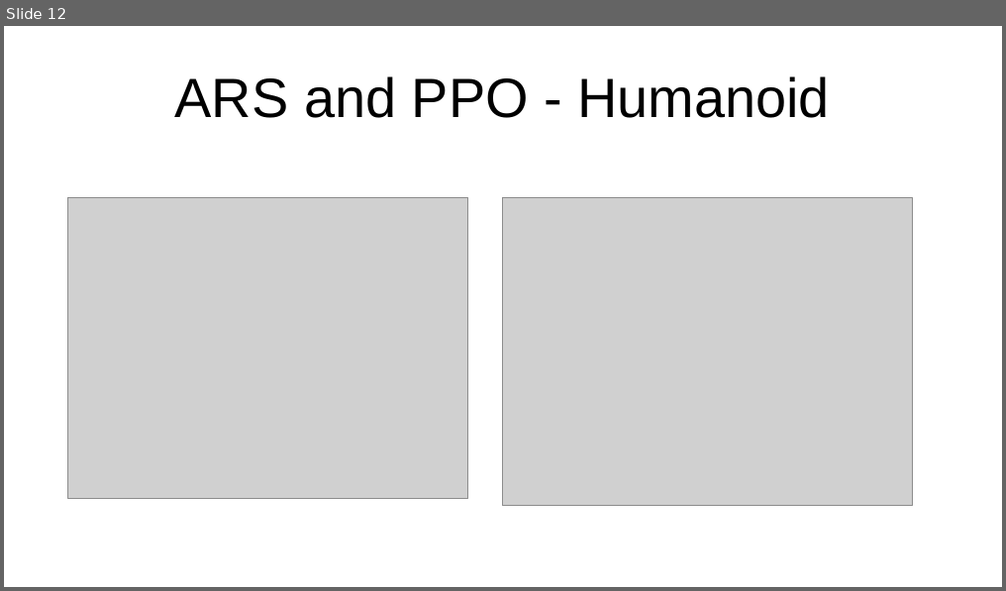
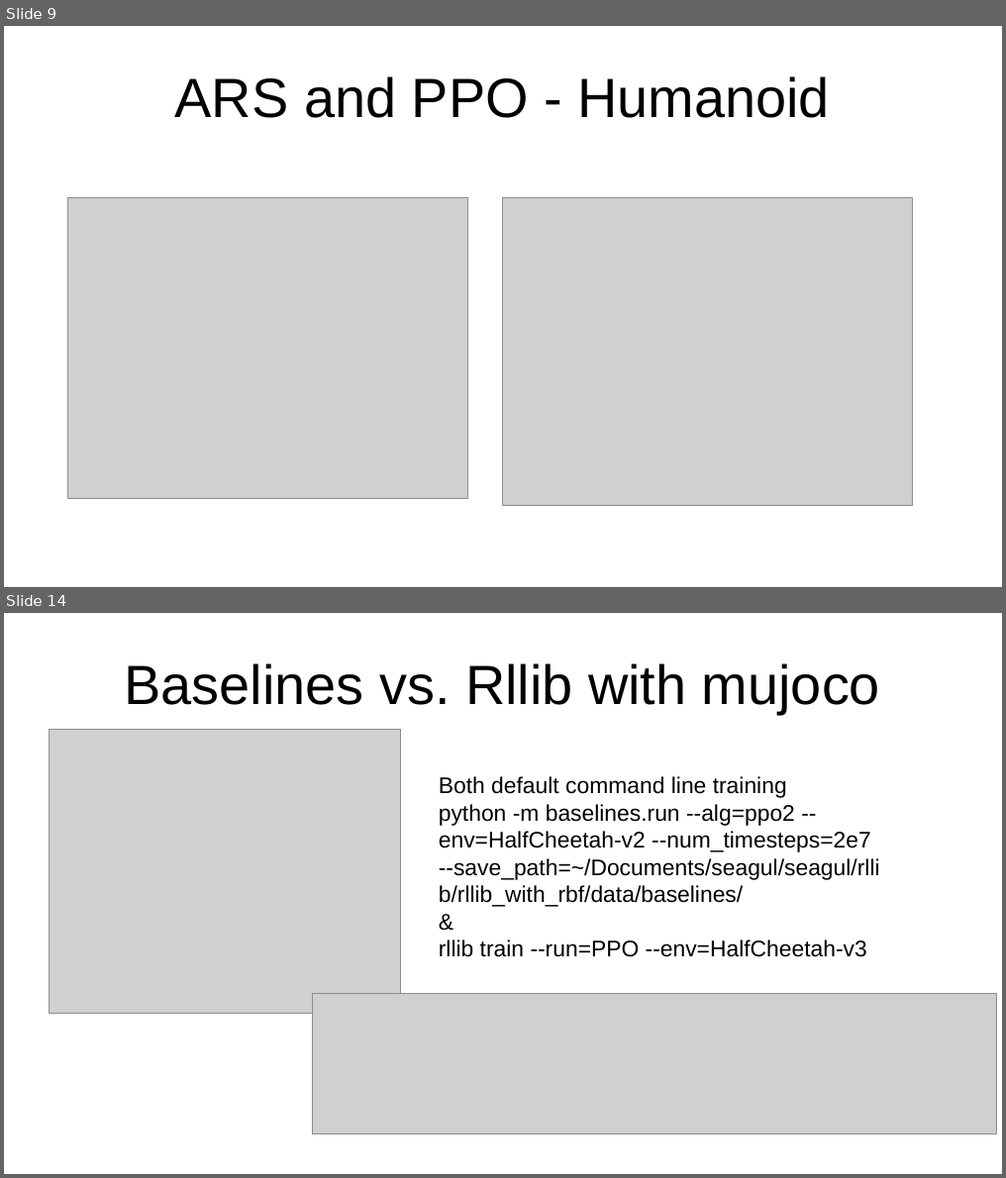
Before and after one commit to sgillen/seagul, a slide deck: seagul/rllib/rllib_with_rbf/Temporary_Results.odp. Shown one above the other, each under a label of ours: slide 12 before the commit, slides 9 and 14 after it; the slides between them are not shown. The pictures are 1006x591 and 1006x1178 pixels, drawn with LibreOffice and Linux fonts; fonts in the diff are those of the drawing; grey boxes stand for pictures. Boxes give left, top, right and bottom in pixels: in the first picture for what was removed or moved away, otherwise in the second. Text is boxed around its words. In the diff, an @@ line names an element or a change of style, - is before the commit and + after.

```diff
--- a/seagul/rllib/rllib_with_rbf/Temporary_Results.odp
+++ b/seagul/rllib/rllib_with_rbf/Temporary_Results.odp
@@ slide 14 added at <box>4,613,1002,1174</box>, background #FFFFFF @@
@@ title added at <box>124,663,880,714</box>, 44 pt, text #000000 @@
+Baselines vs. Rllib with mujoco
@@ picture added at <box>50,729,400,1014</box> @@
@@ text added at <box>439,776,880,958</box>, 18 pt, text #000000 @@
+Both default command line training
+python -m baselines.run --alg=ppo2 --env=HalfCheetah-v2 --num_timesteps=2e7 --save_path=~/Documents/seagul/seagul/rllib/rllib_with_rbf/data/baselines/
+&
+rllib train --run=PPO --env=HalfCheetah-v3
@@ picture added at <box>312,993,997,1134</box> @@
@@ what was slide 12 is now slide 9 @@
```
Also in this commit, not shown: 4 slides changed, 9 other slides added, 3 slides removed, 34 other files.
